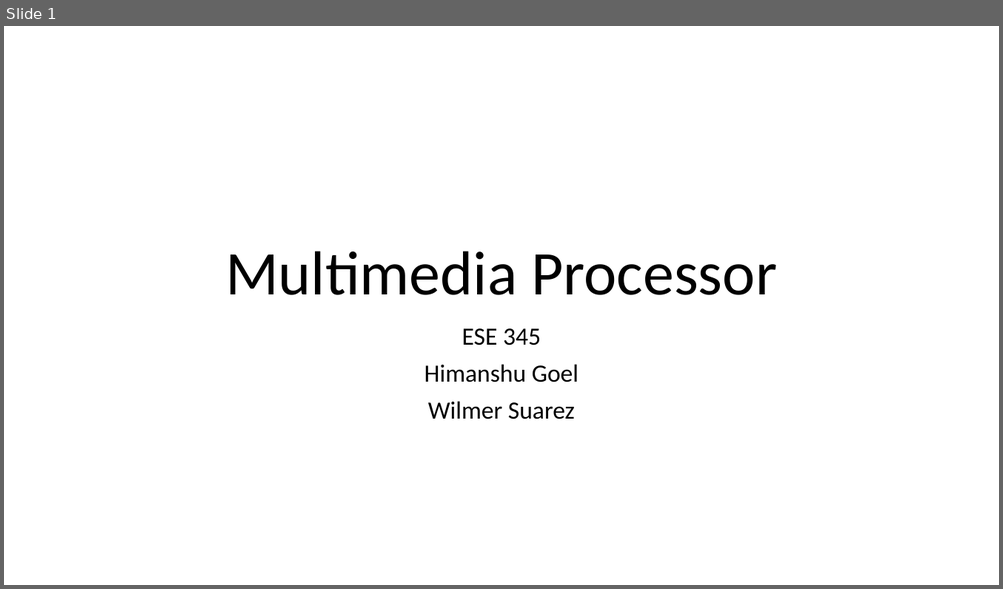
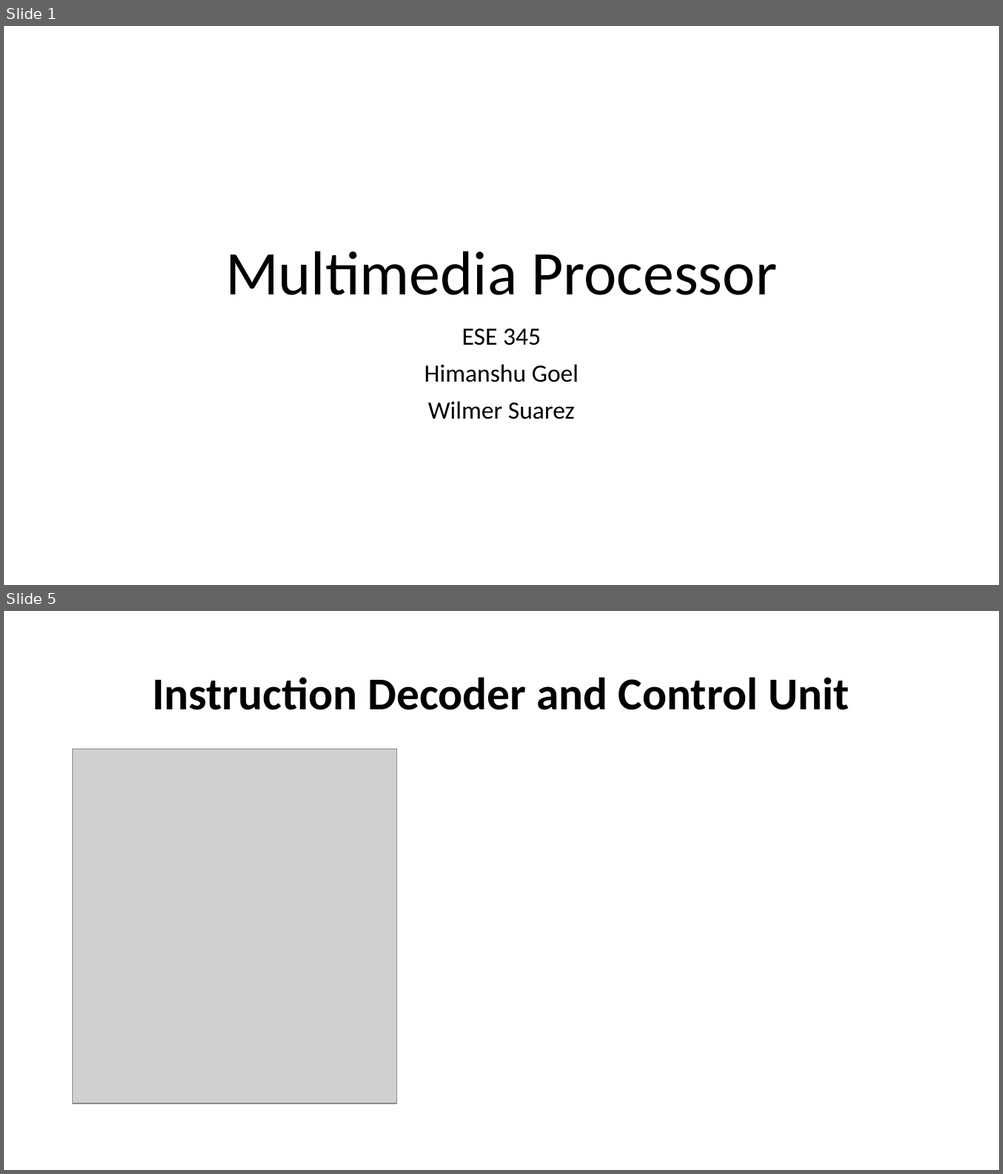
Before and after one commit to WilmerSuarez/Multimedia_Processor_ESE345, a slide deck: Report___Presentation/Presentation.pptx. Shown one above the other, each under a label of ours: slide 1 before the commit, slides 1 and 5 after it; the slides between them are not shown. The pictures are 1003x589 and 1003x1174 pixels, drawn with LibreOffice and Linux fonts; fonts in the diff are those of the drawing; grey boxes stand for pictures. Boxes give left, top, right and bottom in pixels: in the first picture for what was removed or moved away, otherwise in the second. Text is boxed around its words. In the diff, an @@ line names an element or a change of style, - is before the commit and + after.

```diff
--- a/Report___Presentation/Presentation.pptx
+++ b/Report___Presentation/Presentation.pptx
@@ slide 5 added at [4,611,999,1170], background #FFFFFF @@
@@ title added at [152,677,849,710], 44 pt, text #000000, bold @@
+Instruction Decoder and Control Unit
@@ picture added at [73,749,397,1104] @@
```
Also in this commit, not shown: 14 other slides added, 1 slide removed, 13 other files.
